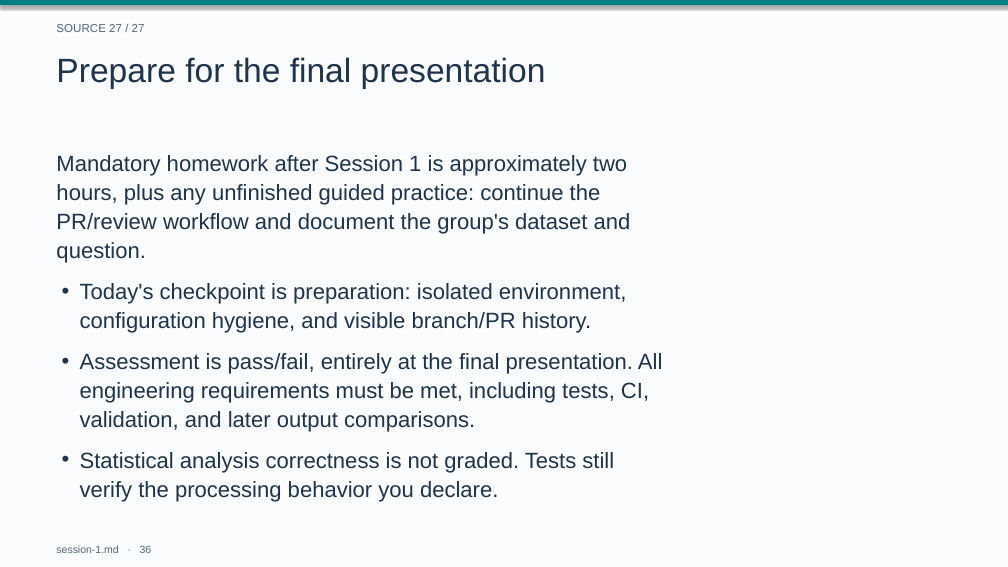
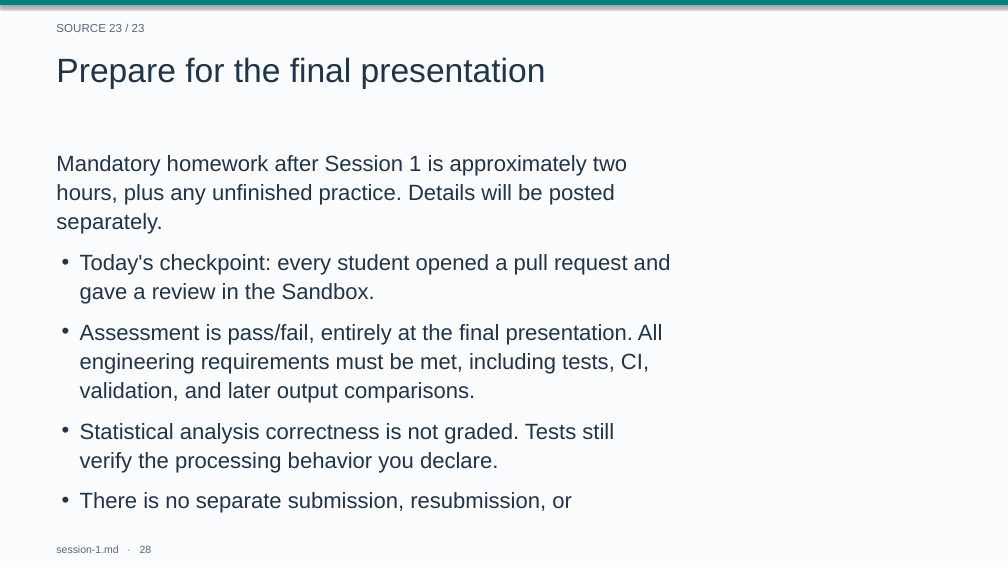
Before and after one commit to drweihungpan-lab/3R-teaching, a slide deck: slide 28 of materials/slides/session-1.pptx (slide 36 before the commit). Drawn at 1008x567 pixels with LibreOffice and Linux fonts; fonts in the diff are those of the drawing. Boxes give left, top, right and bottom in pixels: in the first picture for what was removed or moved away, otherwise in the second. Text is boxed around its words. In the diff, an @@ line names an element or a change of style, - is before the commit and + after.

```diff
--- a/materials/slides/session-1.pptx
+++ b/materials/slides/session-1.pptx
@@ text at bbox=[56, 24, 145, 32]: text changed @@
-SOURCE 27 / 27
+SOURCE 23 / 23
@@ text at bbox=[56, 155, 627, 234]: text changed @@
-Mandatory homework after Session 1 is approximately two
-hours, plus any unfinished guided practice: continue the
-PR/review workflow and document the group's dataset and
-question.
+Mandatory homework after Session 1 is approximately two
+hours, plus any unfinished practice. Details will be posted
+separately.
@@ text at bbox=[80, 254, 671, 304]: text changed @@
-• Today's checkpoint is preparation: isolated environment,
-  configuration hygiene, and visible branch/PR history.
+• Today's checkpoint: every student opened a pull request and
+  gave a review in the Sandbox.
@@ text "Assessment is pass/fail, entirely at ...": place and size @@
-text "Assessment is pass/fail, entirely at ..." at bbox=[80, 353, 662, 432]
+text "Assessment is pass/fail, entirely at ..." at bbox=[80, 324, 662, 403]
@@ text "Statistical analysis correctness is not ...": place and size @@
-text "Statistical analysis correctness is not ..." at bbox=[80, 452, 614, 502]
+text "Statistical analysis correctness is not ..." at bbox=[80, 423, 614, 473]
@@ text added at bbox=[80, 492, 572, 513], 21 pt, text #20344A @@
+• There is no separate submission, resubmission, or
@@ text at bbox=[56, 545, 152, 553]: text changed @@
-session-1.md · 36
+session-1.md · 28
```
Also in this commit, not shown: 19 other slides changed, 9 slides added, 17 slides removed, 3 other files.
